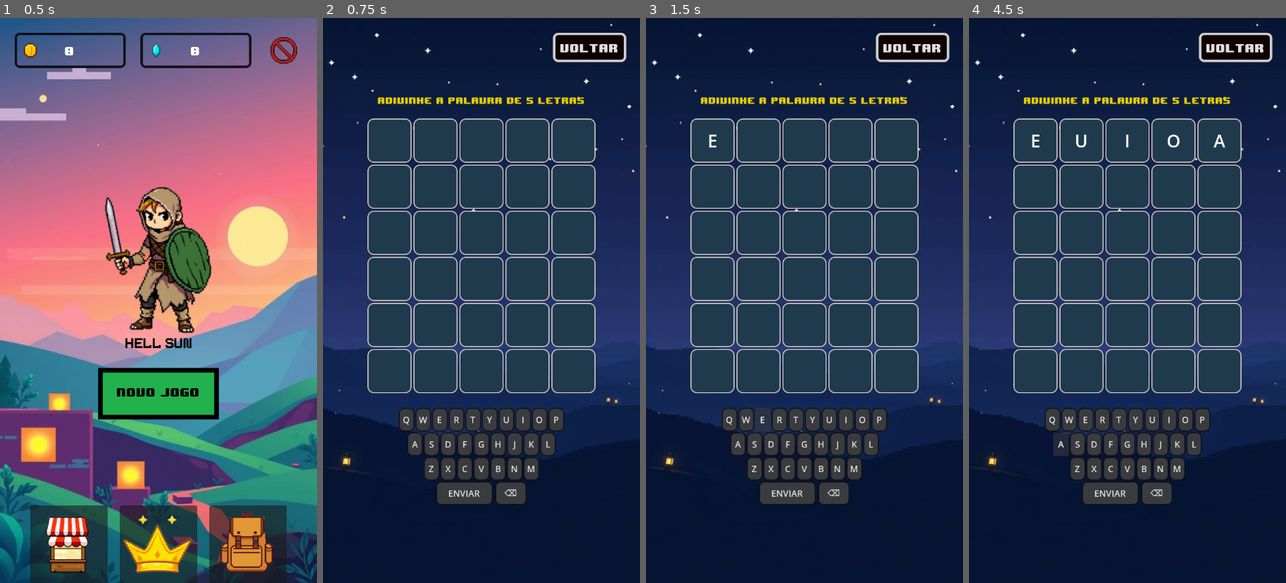
Above: before the commit, frames 1-4 (left to right).
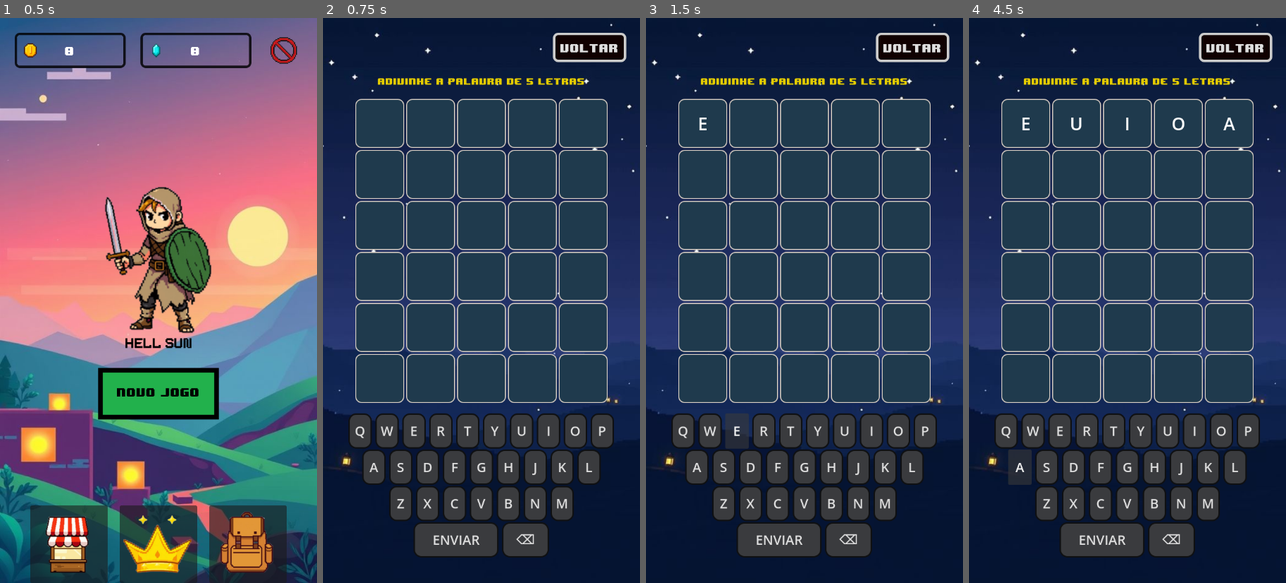
Above: after the commit, the same moments.

Repository: cryptofabrikah-oss/wordmix
Game: Godot game, scene res://scenes/Start.tscn
Same seed, same stepped clock (60 frames per second), same inputs: the game is played once before the commit and once after it.
Inputs:
- Up to frame 1 (0.5 s): no input
- Up to frame 2 (0.75 s): click "Hell Sun" at 0.5 s
- Up to frame 3 (1.5 s): click "E" at 1.25 s
- Up to frame 4 (4.5 s): click "U" at 2 s; click "I" at 2.75 s; click "O" at 3.5 s; click "A" at 4.25 s

Frame 1 is identical in both runs. In frame 2, 25% of the frame differs, in the area x 8-92%, y 10-96%; in frame 3, 25%; in frame 4, 25%.

Commit message:
V 1.0 Funcionando

Diff:
--- a/scenes/Keyboard.tscn
+++ b/scenes/Keyboard.tscn
@@ -3,5 +3,6 @@
 [ext_resource type="Script" uid="uid://csh5oicaewwf2" path="res://scripts/Keyboard.gd" id="1"]
 
 [node name="Keyboard" type="VBoxContainer"]
+mouse_filter = 0
 theme_override_constants/separation = 8
 script = ExtResource("1")
--- a/scenes/Main.tscn
+++ b/scenes/Main.tscn
@@ -1,10 +1,13 @@
-[gd_scene load_steps=7 format=3 uid="uid://2h7ord5se505"]
+[gd_scene load_steps=8 format=3 uid="uid://2h7ord5se505"]
 
 [ext_resource type="Script" uid="uid://dx21vexej28fv" path="res://scripts/Main.gd" id="1"]
 [ext_resource type="Texture2D" uid="uid://bcjhrl03jnufo" path="res://assets/game.jpeg" id="2_0bbpv"]
 [ext_resource type="PackedScene" uid="uid://bmk4fwq4qm5nm" path="res://scenes/Keyboard.tscn" id="3"]
 [ext_resource type="FontFile" uid="uid://c35u4i2axngsu" path="res://fonts/8-BIT WONDER.TTF" id="3_rarhs"]
 [ext_resource type="Theme" uid="uid://crbnt5dn6w7by" path="res://themes/new_theme.tres" id="5_vcsgt"]
+
+[sub_resource type="StyleBoxFlat" id="StyleBoxFlat_vcsgt"]
+bg_color = Color(0.6, 0.6, 0.6, 0)
 
 [sub_resource type="StyleBoxFlat" id="StyleBoxFlat_c01mt"]
 bg_color = Color(0.0627451, 0.00392157, 0.00392157, 1)
@@ -27,6 +30,7 @@
 script = ExtResource("1")
 
 [node name="TextureRect" type="TextureRect" parent="."]
+z_index = -1
 layout_mode = 0
 offset_left = -38.0
 offset_top = -60.0
@@ -34,30 +38,54 @@
 offset_bottom = 1201.0
 texture = ExtResource("2_0bbpv")
 
-[node name="VBox" type="VBoxContainer" parent="."]
+[node name="Game" type="Panel" parent="."]
 layout_mode = 1
-anchors_preset = 13
+anchors_preset = 15
+anchor_right = 1.0
+anchor_bottom = 1.0
+grow_horizontal = 2
+grow_vertical = 2
+mouse_filter = 2
+theme_override_styles/panel = SubResource("StyleBoxFlat_vcsgt")
+
+[node name="Status" type="Label" parent="Game"]
+layout_mode = 1
+anchors_preset = 5
 anchor_left = 0.5
 anchor_right = 0.5
-anchor_bottom = 1.0
 offset_left = -0.5
+offset_top = 120.0
 offset_right = 0.5
+offset_bottom = 136.0
+grow_horizontal = 2
+mouse_filter = 0
+theme_override_colors/font_color = Color(0.888296, 0.797586, 0, 1)
+theme_override_fonts/font = ExtResource("3_rarhs")
+
+[node name="Grid" type="GridContainer" parent="Game"]
+layout_mode = 1
+anchors_preset = 8
+anchor_left = 0.5
+anchor_top = 0.5
+anchor_right = 0.5
+anchor_bottom = 0.5
+offset_top = -101.0
+offset_bottom = -101.0
 grow_horizontal = 2
 grow_vertical = 2
-theme_override_constants/separation = 30
-alignment = 1
+size_flags_vertical = 3
+mouse_filter = 0
 
-[node name="Status" type="Label" parent="VBox"]
-layout_mode = 2
-theme_override_colors/font_color = Color(0.888296, 0.797586, 0, 1)
-theme_override_fonts/font = ExtResource("3_rarhs")
-horizontal_alignment = 1
-
-[node name="Grid" type="GridContainer" parent="VBox"]
-layout_mode = 2
-
-[node name="Keyboard" parent="VBox" instance=ExtResource("3")]
-layout_mode = 2
+[node name="Keyboard" parent="Game" instance=ExtResource("3")]
+layout_mode = 1
+anchors_preset = 12
+anchor_top = 1.0
+anchor_right = 1.0
+anchor_bottom = 1.0
+offset_top = -52.0
+offset_bottom = -52.0
+grow_horizontal = 2
+grow_vertical = 0
 size_flags_horizontal = 4
 theme_override_constants/separation = 2
 
@@ -72,6 +100,7 @@
 offset_right = -28.0
 offset_bottom = 90.0
 grow_horizontal = 0
+mouse_filter = 1
 theme_override_styles/panel = SubResource("StyleBoxFlat_c01mt")
 
 [node name="backbutton" type="Button" parent="ButtonPanel"]
--- a/scripts/Keyboard.gd
+++ b/scripts/Keyboard.gd
@@ -1,3 +1,4 @@
+class_name Keyboard
 extends VBoxContainer
 
 signal letter_pressed(ch: String)
@@ -11,6 +12,7 @@
 ]
 
 var letter_state: Dictionary = {}
+const SCALE := 1.5
 
 func _ready() -> void:
 	_build_keys()
@@ -18,16 +20,13 @@
 func _build_keys() -> void:
 	_clear_children(self)
 
-	# VBoxContainer principal (teclado)
 	self.size_flags_horizontal = Control.SIZE_SHRINK_CENTER
 	self.size_flags_vertical = Control.SIZE_SHRINK_CENTER
 
-
-	# Construir linhas de letras
 	for row_str in ROWS:
 		var h: HBoxContainer = HBoxContainer.new()
 		h.size_flags_horizontal = Control.SIZE_SHRINK_CENTER
-		h.add_theme_constant_override("separation", 2)
+		h.add_theme_constant_override("separation", 5 * SCALE)
 		add_child(h)
 
 		for ch in row_str:
@@ -36,24 +35,21 @@
 			b.pressed.connect(func() -> void: emit_signal("letter_pressed", btn_ch))
 			h.add_child(b)
 
-	# Linha de botões especiais (ENVIAR e BACKSPACE)
+	# Linha de botões especiais
 	var special_row: HBoxContainer = HBoxContainer.new()
 	special_row.size_flags_horizontal = Control.SIZE_SHRINK_CENTER
-	special_row.add_theme_constant_override("separation", 5)
+	special_row.add_theme_constant_override("separation", 5 * SCALE)
 	add_child(special_row)
 
-	# Botão ENVIAR
 	var enter_btn: Button = _make_button("ENVIAR")
-	enter_btn.custom_minimum_size = Vector2(116, 48)
+	enter_btn.custom_minimum_size = Vector2(116 * SCALE, 48 * SCALE)
 	enter_btn.pressed.connect(func() -> void: emit_signal("enter_pressed"))
 	special_row.add_child(enter_btn)
 
-	# Botão BACKSPACE
 	var back_btn: Button = _make_button("⌫")
-	back_btn.custom_minimum_size = Vector2(64, 48)
+	back_btn.custom_minimum_size = Vector2(64 * SCALE, 48 * SCALE)
 	back_btn.pressed.connect(func() -> void: emit_signal("backspace_pressed"))
 	special_row.add_child(back_btn)
-
 
 func _clear_children(container: Control) -> void:
 	for child in container.get_children():
@@ -62,15 +58,15 @@
 func _make_button(t: String) -> Button:
 	var b: Button = Button.new()
 	b.text = t
-	b.custom_minimum_size = Vector2(32, 48)
+	b.custom_minimum_size = Vector2(32 * SCALE, 48 * SCALE)
 	b.focus_mode = Control.FOCUS_NONE
-	b.add_theme_font_size_override("font_size", 18)
+	b.add_theme_font_size_override("font_size", 18 * SCALE)
 	_update_button_style(b, "empty")
 	return b
 
 func set_letter_state(ch: String, state: String) -> void:
 	ch = ch.to_upper()
-	var rank: Dictionary = {"empty":0, "absent":1, "present":2, "correct":3}
+	var rank: Dictionary = {"empty":0,"absent":1,"present":2,"correct":3}
 	var prev: String = letter_state.get(ch, "empty")
 	if rank[state] > rank[prev]:
 		letter_state[ch] = state
@@ -88,7 +84,7 @@
 					var text: String = btn.text
 					var ch: String = text if text.length() == 1 else ""
 					var st: String = letter_state.get(ch, "empty")
-					_update_button_style(btn as Button, st)
+					_update_button_style(btn, st)
 
 func _update_button_style(b: Button, state: String) -> void:
 	var col: Color = Color.hex(0x3a3b3eff)
@@ -104,13 +100,13 @@
 func _make_btn_style(b: Button, color: Color) -> void:
 	var sb: StyleBoxFlat = StyleBoxFlat.new()
 	sb.bg_color = color
-	sb.corner_radius_bottom_left = 10
-	sb.corner_radius_bottom_right = 10
-	sb.corner_radius_top_left = 10
-	sb.corner_radius_top_right = 10
-	sb.border_width_bottom = 2
-	sb.border_width_top = 2
-	sb.border_width_left = 2
-	sb.border_width_right = 2
+	sb.corner_radius_bottom_left = 10 * SCALE
+	sb.corner_radius_bottom_right = 10 * SCALE
+	sb.corner_radius_top_left = 10 * SCALE
+	sb.corner_radius_top_right = 10 * SCALE
+	sb.border_width_bottom = 2 * SCALE
+	sb.border_width_top = 2 * SCALE
+	sb.border_width_left = 2 * SCALE
+	sb.border_width_right = 2 * SCALE
 	sb.border_color = Color.hex(0x0f1012ff)
 	b.add_theme_stylebox_override("normal", sb)
--- a/scripts/Main.gd
+++ b/scripts/Main.gd
@@ -5,11 +5,13 @@
 
 enum GameMode { INFINITE }
 
-@onready var grid: GridContainer = $VBox/Grid
-@onready var status_lbl: Label = $VBox/Status
-@onready var keyboard: Node = $VBox/Keyboard
+# Nodes
+@onready var grid: GridContainer = $Game/Grid
+@onready var status_lbl: Label = $Game/Status
+@onready var keyboard: Keyboard = $Game/Keyboard
 @onready var backbutton: Button = $ButtonPanel/backbutton
 
+# Game state
 var answer: String = ""
 var row: int = 0
 var col: int = 0
@@ -20,94 +22,103 @@
 var rng: RandomNumberGenerator = RandomNumberGenerator.new()
 
 func _ready() -> void:
+	# Conectar botão voltar
 	backbutton.pressed.connect(_on_backbutton_pressed)
 
-	# Load words
+	# Carregar palavras
 	var f: FileAccess = FileAccess.open("res://data/words.txt", FileAccess.READ)
+	if not f:
+		push_error("Arquivo words.txt não encontrado!")
+		return
 	var content: String = f.get_as_text()
 	words = PackedStringArray()
 	words_map = {}
 	for line in content.strip_edges(true, true).split("\n"):
-		var word : String = line.strip_edges().to_upper()
+		var word: String = line.strip_edges().to_upper()
 		var clean: String = remove_accents(word)
 		words_map[clean] = word
 
-	# UI hooks
+	# Conectar sinais do teclado
 	keyboard.letter_pressed.connect(_on_key_letter)
 	keyboard.enter_pressed.connect(_on_key_enter)
 	keyboard.backspace_pressed.connect(_on_key_backspace)
 
-	# Init
+	# Inicializar jogo
 	_build_grid()
 	_pick_answer()
 	_update_status()
 
+# Remove acentos de uma palavra
 func remove_accents(text: String) -> String:
 	var replacements = {
-		"Á": "A", "À": "A", "Â": "A", "Ã": "A",
-		"É": "E", "È": "E", "Ê": "E",
-		"Í": "I", "Ì": "I", "Î": "I",
-		"Ó": "O", "Ò": "O", "Ô": "O", "Õ": "O",
-		"Ú": "U", "Ù": "U", "Û": "U",
-		"Ç": "C"
+		"Á":"A","À":"A","Â":"A","Ã":"A",
+		"É":"E","È":"E","Ê":"E",
+		"Í":"I","Ì":"I","Î":"I",
+		"Ó":"O","Ò":"O","Ô":"O","Õ":"O",
+		"Ú":"U","Ù":"U","Û":"U",
+		"Ç":"C"
 	}
 	var result: String = text
 	for accented in replacements.keys():
 		result = result.replace(accented, replacements[accented])
 	return result
 
+# Construir grid de tiles
 func _build_grid() -> void:
 	_clear_children(grid)
 	grid.columns = WORD_SIZE
 	for r in range(MAX_TRIES):
 		for c in range(WORD_SIZE):
-			var tile: Control = load("res://scenes/Tile.tscn").instantiate() as Control
+			var tile: Tile = load("res://scenes/Tile.tscn").instantiate() as Tile
 			grid.add_child(tile)
 
 func _clear_children(container: Control) -> void:
 	for child in container.get_children():
 		child.queue_free()
 
+# Resetar jogo
 func _new_game() -> void:
 	row = 0
 	col = 0
 	current_guess = ""
 	for i in range(MAX_TRIES * WORD_SIZE):
-		var tile: Node = grid.get_child(i)
+		var tile: Tile = grid.get_child(i) as Tile
 		tile.set_letter("")
 		tile.set_state("empty")
 	keyboard.reset_states()
 	_pick_answer()
 	_update_status()
 
+# Escolher palavra aleatória
 func _pick_answer() -> void:
 	rng.randomize()
-	answer = words_map.keys()[rng.randi_range(0, words_map.keys().size() - 1)]
+	var keys = words_map.keys()
+	answer = keys[rng.randi_range(0, keys.size() - 1)]
 
 func _update_status(text: String = "") -> void:
-	if text == "":
-		status_lbl.text = "Adivinhe a palavra de 5 letras"
-	else:
-		status_lbl.text = text
-
+	status_lbl.text = text if text != "" else "Adivinhe a palavra de 5 letras"
+
+# Sinal do teclado: letra pressionada
 func _on_key_letter(ch: String) -> void:
 	if row >= MAX_TRIES or col >= WORD_SIZE:
 		return
 	current_guess += ch
 	var idx: int = row * WORD_SIZE + col
-	var tile: Node = grid.get_child(idx)
+	var tile: Tile = grid.get_child(idx) as Tile
 	tile.set_letter(ch)
 	col += 1
 
+# Sinal do teclado: backspace
 func _on_key_backspace() -> void:
 	if col <= 0:
 		return
 	col -= 1
 	current_guess = current_guess.substr(0, col)
 	var idx: int = row * WORD_SIZE + col
-	var tile: Node = grid.get_child(idx)
+	var tile: Tile = grid.get_child(idx) as Tile
 	tile.set_letter("")
 
+# Sinal do teclado: enter
 func _on_key_enter() -> void:
 	if col < WORD_SIZE:
 		_flash_status("Palavra incompleta.")
@@ -115,7 +126,7 @@
 
 	var guess: String = current_guess.to_upper()
 	if not words_map.keys().has(guess):
-		_flash_status("Palavra nao existe.")
+		_flash_status("Palavra não existe.")
 		return
 
 	_reveal_guess(words_map.get(guess))
@@ -126,26 +137,25 @@
 	var points_this_round: int = 0
 
 	if guess == answer:
-		var TRIE = 6 - row
+		var TRIE = MAX_TRIES - row
 		points_this_round = 5 * TRIE
 		gold_this_round = 10 * TRIE
-		_update_status("Parabens! Voce acertou.")
+		_update_status("Parabéns! Você acertou.")
 		_lock_input(points_this_round, gold_this_round)
 		return
 
 	row += 1
 	if row >= MAX_TRIES:
-		points_this_round = 5  # pontos de consolação
-		gold_this_round = 10    # gold de consolação
+		points_this_round = 5
+		gold_this_round = 10
 		_update_status("Fim de jogo. A palavra era: %s" % answer)
 		_lock_input(points_this_round, gold_this_round)
 
+# Trava inputs e abre tela de fim de jogo
 func _lock_input(points_this_round: int, gold_this_round: int) -> void:
-	# Atualiza os valores globais
 	Global.add_points(points_this_round)
 	Global.add_gold(gold_this_round)
 
-	# Cria e passa os valores para o end_game
 	var end_scene: Control = load("res://scenes/end_game.tscn").instantiate()
 	end_scene.points_earned = points_this_round
 	end_scene.gold_earned = gold_this_round
@@ -154,6 +164,7 @@
 	get_tree().current_scene.queue_free()
 	get_tree().current_scene = end_scene
 
+# Revela a palavra digitada
 func _reveal_guess(guess: String) -> void:
 	var freq: Dictionary = {}
 	for i in range(WORD_SIZE):
@@ -165,7 +176,7 @@
 		var ch: String = guess[i]
 		if ch == answer[i]:
 			states.append("correct")
-			freq[ch] = int(freq.get(ch, 0)) - 1
+			freq[ch] -= 1
 		else:
 			states.append("pending")
 
@@ -174,17 +185,18 @@
 			var ch: String = guess[i]
 			if int(freq.get(ch, 0)) > 0:
 				states[i] = "present"
-				freq[ch] = int(freq.get(ch, 0)) - 1
+				freq[ch] -= 1
 			else:
 				states[i] = "absent"
 
 	for i in range(WORD_SIZE):
 		var idx: int = row * WORD_SIZE + i
-		var tile: Node = grid.get_child(idx)
+		var tile: Tile = grid.get_child(idx) as Tile
 		tile.set_letter(guess[i])
 		tile.set_state(states[i])
 		keyboard.set_letter_state(guess[i], states[i])
 
+# Flash de status
 func _flash_status(t: String) -> void:
 	status_lbl.text = t
 	status_lbl.modulate = Color(1, 0.7, 0.7, 1)
--- a/scripts/Tile.gd
+++ b/scripts/Tile.gd
@@ -1,3 +1,4 @@
+class_name Tile
 extends Panel
 
 @export var letter: String = ""
@@ -9,7 +10,7 @@
 
 func _ready():
 	label = Label.new()
-	custom_minimum_size = Vector2(90, 90)
+	custom_minimum_size = Vector2(100, 100)
 	label.horizontal_alignment = HORIZONTAL_ALIGNMENT_CENTER
 	label.vertical_alignment = VERTICAL_ALIGNMENT_CENTER
 	label.size_flags_vertical = Control.SIZE_EXPAND_FILL
--- a/scripts/new_game_button.gd
+++ /dev/null
@@ -1 +0,0 @@
-$Sprite2D.scale = Vector2(0.33, 0.33)
Not shown, removed: scripts/new_game_button.gd.uid
